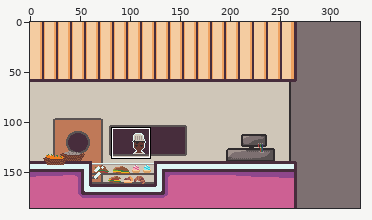
Two versions of one pixel-art file, res/ase/bg_big.aseprite. The first picture is a wide view before the edit; the outline marks the close-up.
Close-up. Old version:
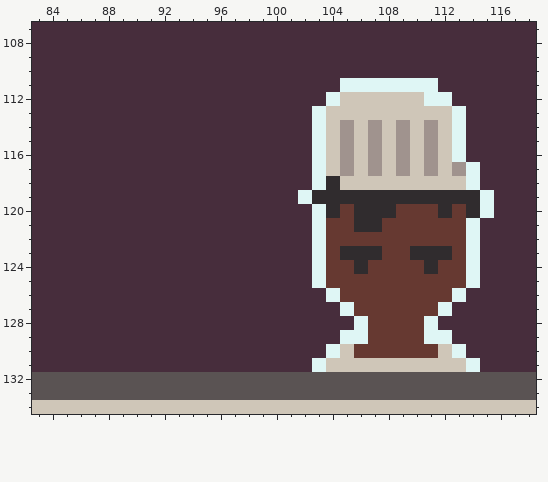
330x186 pixels, 1 frame. Shown: x 83..118, y 107..134. The commit also changed other parts of the picture, which this record leaves out.
The same view after the edit:
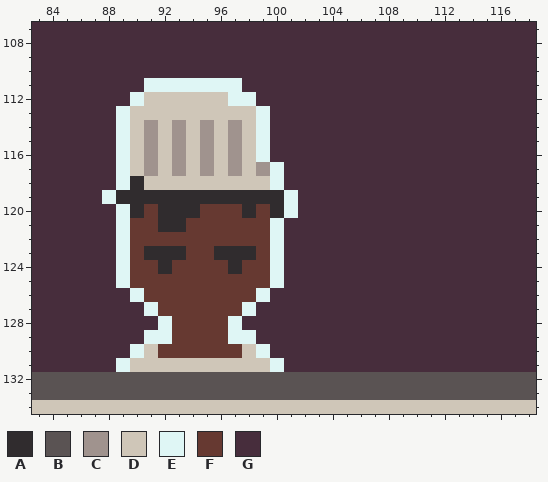
Palette (. is transparent): A #302c2e  B #5a5353  C #a0938e  D #cfc6b8  E #dff6f5  F #663931  G #472d3c
Diff:
Layer "bg0":
Colour G becomes colour A in row 118 at x 90; in row 119 at x 89 to 100; in row 120 at x 90, 92 to 94, 98 and 100; in row 121 at x 92 to 93; in row 123 at x 91 to 93 and 96 to 98; in row 124 at x 92 and 97.
Colour G becomes colour C in rows 114 to 116 at x 91, 93, 95 and 97; in row 117 at x 91, 93, 95, 97 and 99.
Colour G becomes colour D in row 112 at x 91 to 96; in row 113 at x 90 to 98; in rows 114 to 117 at x 90, 92, 94, 96 and 98; in row 118 at x 91 to 99; in row 130 at x 91 and 98; in row 131 at x 90 to 99.
Colour G becomes colour E in row 111 at x 91 to 97; in row 112 at x 90 and 97 to 98; in rows 113 to 116 at x 89 and 99; in rows 117 to 118 at x 89 and 100; in row 119 at x 88 and 101; in row 120 at x 89 and 101.
Colour G becomes colour E in rows 121 to 125 at x 89 and 100; in row 126 at x 90 and 99; in row 127 at x 91 and 98; in row 128 at x 92 and 97; in row 129 at x 91 to 92 and 97 to 98; in row 130 at x 90 and 99.
Colour G becomes colour E in row 131 at x 89 and 100.
Colour G becomes colour F in row 120 at x 91, 95 to 97 and 99; in row 121 at x 90 to 91 and 94 to 99; in row 122 at x 90 to 99; in row 123 at x 90, 94 to 95 and 99; in row 124 at x 90 to 91, 93 to 96 and 98 to 99; in row 125 at x 90 to 99.
Colour G becomes colour F in row 126 at x 91 to 98; in row 127 at x 92 to 97; in rows 128 to 129 at x 93 to 96; in row 130 at x 92 to 97.
Colour A becomes colour G in row 118 at x 104; in row 119 at x 103 to 114; in row 120 at x 104, 106 to 108, 112 and 114; in row 121 at x 106 to 107; in row 123 at x 105 to 107 and 110 to 112; in row 124 at x 106 and 111.
Colour C becomes colour G in rows 114 to 116 at x 105, 107, 109 and 111; in row 117 at x 105, 107, 109, 111 and 113.
Colour D becomes colour G in row 112 at x 105 to 110; in row 113 at x 104 to 112; in rows 114 to 117 at x 104, 106, 108, 110 and 112; in row 118 at x 105 to 113; in row 130 at x 105 and 112; in row 131 at x 104 to 113.
Colour E becomes colour G in row 111 at x 105 to 111; in row 112 at x 104 and 111 to 112; in rows 113 to 116 at x 103 and 113; in rows 117 to 118 at x 103 and 114; in row 119 at x 102 and 115; in row 120 at x 103 and 115.
Colour E becomes colour G in rows 121 to 125 at x 103 and 114; in row 126 at x 104 and 113; in row 127 at x 105 and 112; in row 128 at x 106 and 111; in row 129 at x 105 to 106 and 111 to 112; in row 130 at x 104 and 113.
Colour E becomes colour G in row 131 at x 103 and 114.
Colour F becomes colour G in row 120 at x 105, 109 to 111 and 113; in row 121 at x 104 to 105 and 108 to 113; in row 122 at x 104 to 113; in row 123 at x 104, 108 to 109 and 113; in row 124 at x 104 to 105, 107 to 110 and 112 to 113; in row 125 at x 104 to 113.
Colour F becomes colour G in row 126 at x 105 to 112; in row 127 at x 106 to 111; in rows 128 to 129 at x 107 to 110; in row 130 at x 106 to 111.
